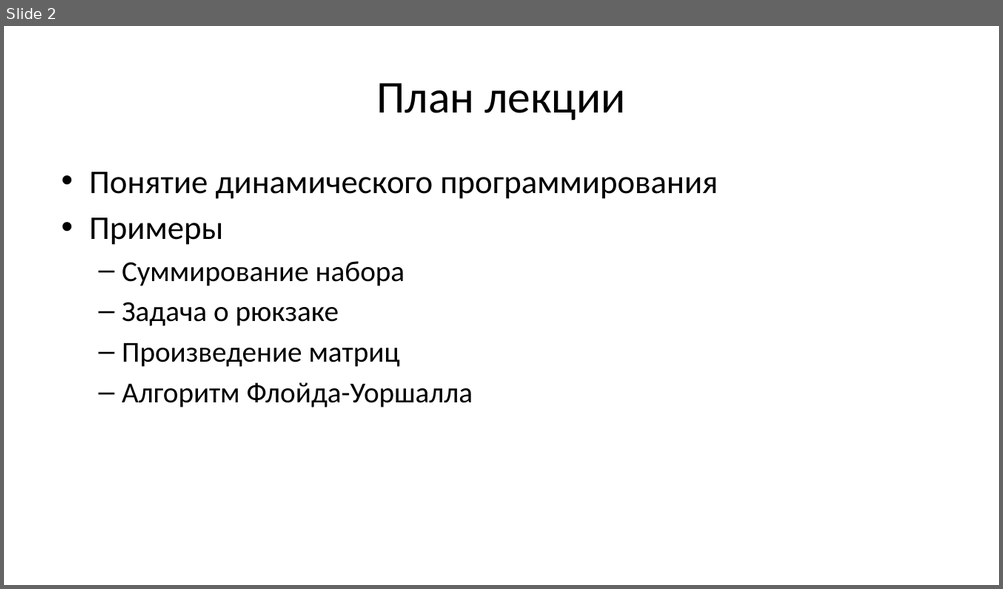
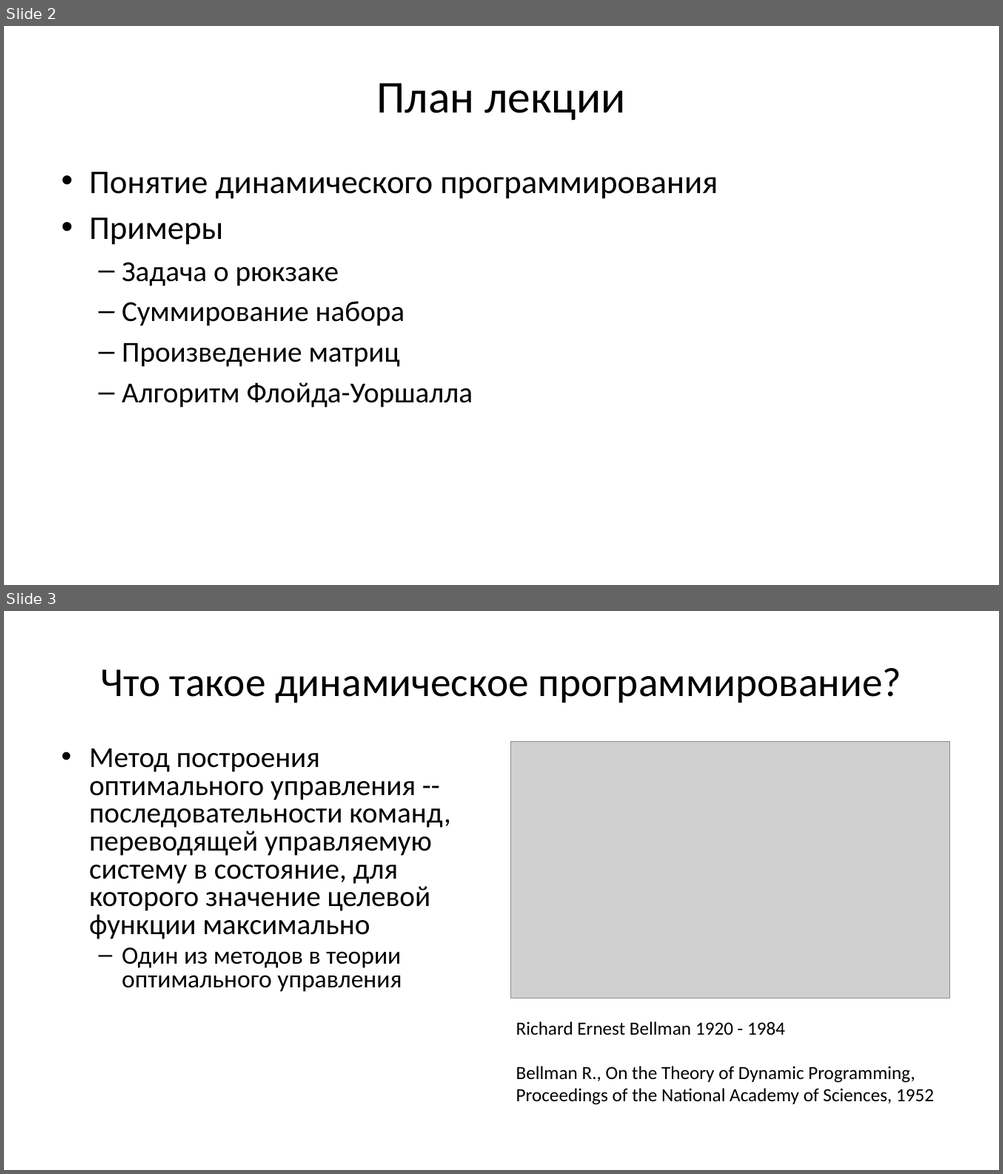
Before and after one commit to Evgueni-Petrov-aka-espetrov/Algorithms-and-Programming-in-C-pptx, a slide deck: 21 Динамическое программирование.pptx. Shown one above the other, each under a label of ours: slide 2 before the commit, slides 2 and 3 after it. The pictures are 1003x589 and 1003x1174 pixels, drawn with LibreOffice and Linux fonts; fonts in the diff are those of the drawing; grey boxes stand for pictures. Boxes give left, top, right and bottom in pixels: in the first picture for what was removed or moved away, otherwise in the second. Text is boxed around its words. In the diff, an @@ line names an element or a change of style, - is before the commit and + after.

Commit message:
улучшил картинки и псевдо код для задачи о рюкзаке, упаковке и матрицах

```diff
--- a/21 Динамическое программирование.pptx
+++ b/21 Динамическое программирование.pptx
@@ slide 3 added at <box>4,611,999,1170</box>, background #FFFFFF @@
@@ title added at <box>100,668,902,703</box>, 39.6 pt, text #000000 @@
+Что такое динамическое программирование?
@@ picture added at <box>511,741,950,999</box> @@
@@ text added at <box>89,749,451,992</box>, 28 pt, text #000000 @@
+• Метод построения оптимального управления -- последовательности команд, переводящей управляемую систему в состояние, для которого значение целевой функции максимально
+  – Один из методов в теории оптимального управления
@@ text added at <box>516,1022,933,1105</box>, 18 pt, text #000000 @@
+Richard Ernest Bellman 1920 - 1984
+Bellman R., On the Theory of Dynamic Programming, Proceedings of the National Academy of Sciences, 1952
@@ slide 2 changed as well @@
@@ text at <box>122,262,338,286</box>: paragraph added @@
+  – Задача о рюкзаке
@@ text at <box>122,302,338,326</box>: paragraph removed @@
-  – Задача о рюкзаке
```
Also in this commit, not shown: 16 other slides changed, 11 other slides added, 14 slides removed.
